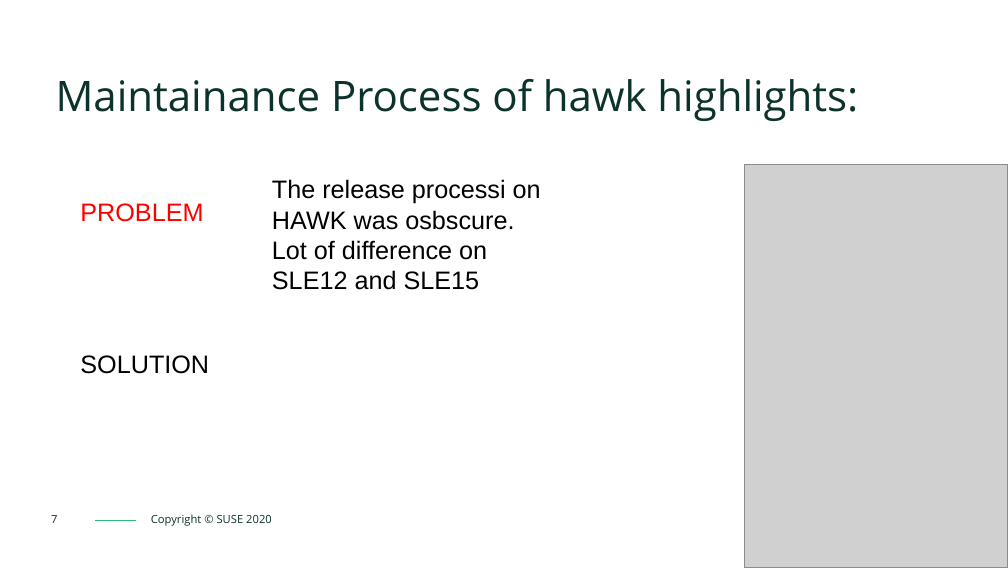
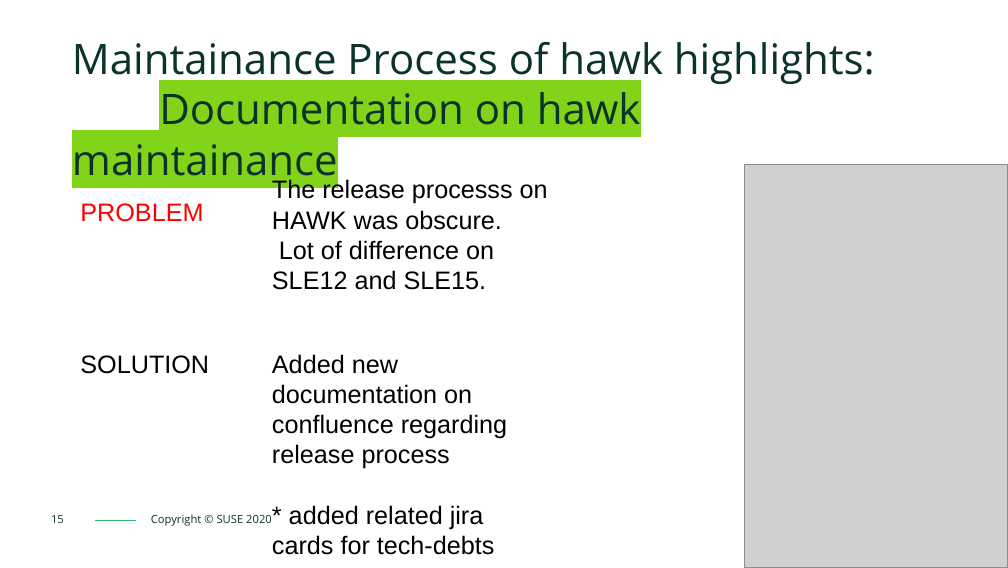
Before and after one commit to MalloZup/work-presentations, a slide deck: slide 15 of hawk-status.odp (slide 7 before the commit). Drawn at 1008x568 pixels with LibreOffice and Linux fonts; fonts in the diff are those of the drawing; grey boxes stand for pictures; background and template pictures are left out. Boxes give left, top, right and bottom in pixels: in the first picture for what was removed or moved away, otherwise in the second. Text is boxed around its words. In the diff, an @@ line names an element or a change of style, - is before the commit and + after.

```diff
--- a/hawk-status.odp
+++ b/hawk-status.odp
@@ title at [72, 42, 875, 186]: text changed @@
-Maintainance Process of hawk highlights:
+Maintainance Process of hawk highlights:
+Documentation on hawk maintainance
@@ text at [272, 178, 548, 290]: text changed @@
-The release processi on HAWK was osbscure. Lot of difference on SLE12 and SLE15
+The release processs on HAWK was obscure.
+Lot of difference on SLE12 and SLE15.
@@ text added at [272, 354, 507, 555], 18 pt, text #000000 @@
+Added new documentation on confluence regarding release process
+* added related jira cards for tech-debts
@@ page number at [51, 515, 64, 523]: text changed @@
-7
+15
```
Also in this commit, not shown: 6 other slides changed, 14 slides added, 2 slides removed, 3 other files.
